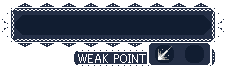
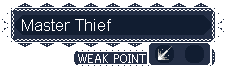
Before/after of a 225×67 layered artwork. What changed in the layer stack:
renamed "Pasted Layer" to "Master Thief", showed it, moved it above "BG", painted on it over bbox(22, 19, 111, 31)
